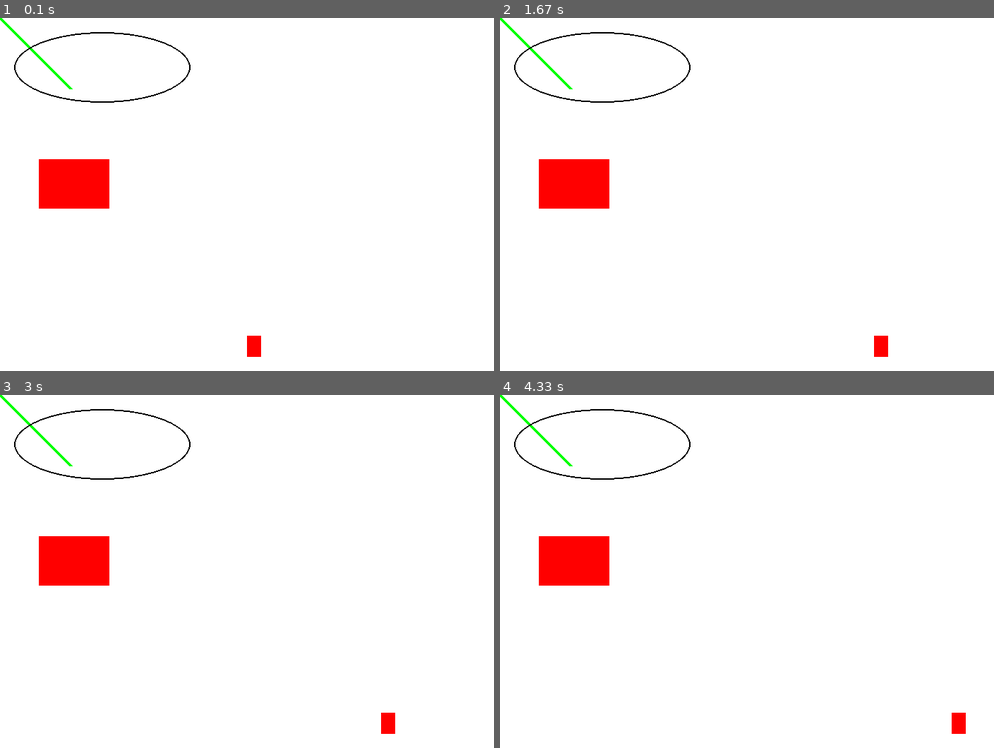
Above: before the commit, frames 1-4 (two rows, left to right).
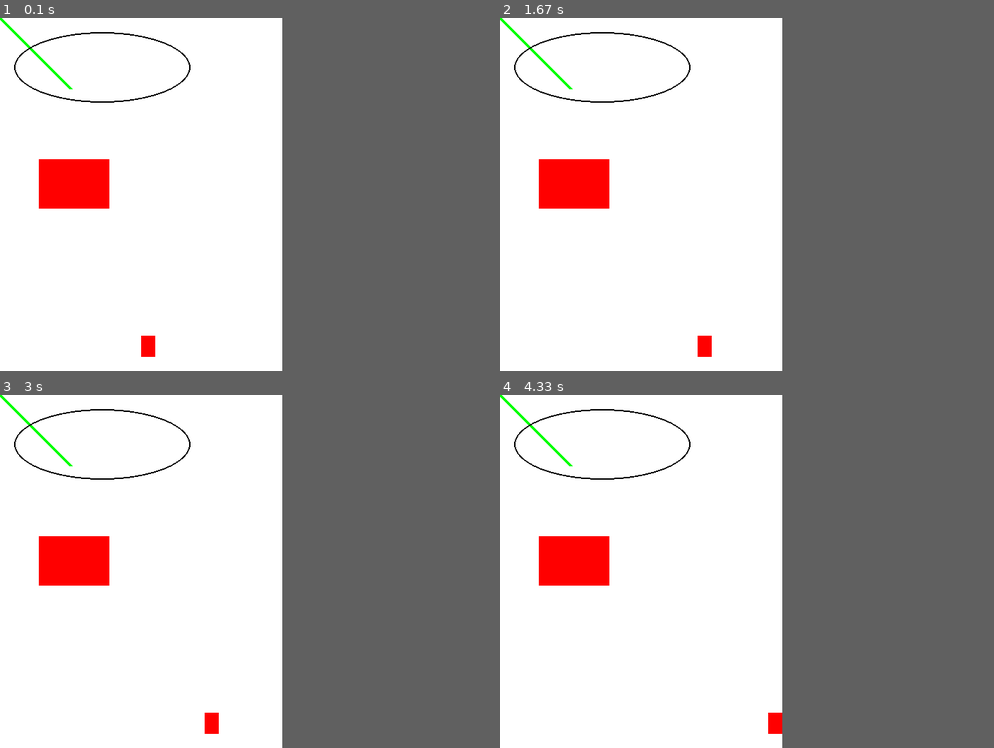
Above: after the commit, the same moments.

Repository: jcc5225/NutritionGame
Game: pygame game, started from game.py
Two runs of this game, one before a commit and one after it. Both use one fixed random seed, a clock stepped at 60 frames per second and the inputs below.
Inputs:
- Up to frame 1 (0.1 s): no input
- Up to frame 2 (1.67 s): hold Right 0.33-0.8 s; hold Right 0.83-1.3 s; hold Left from 1.33 s (still down)
- Up to frame 3 (3 s): release Left at 1.87 s; hold Left 1.9-2.3 s; hold Right 2.33-2.97 s
- Up to frame 4 (4.33 s): hold Left 3-3.47 s; hold Right 3.5-3.97 s; hold Right from 4 s (still down)
In our replay, the window is 700x500 before the commit and 400x500 after it. These sizes can differ from the game's own. Grey fills any space a smaller window leaves; there, only what the larger window draws over its background counts as a difference.

The runs differ from the first frame. In frame 1, 0.3% of the frame differs, in the area x 28-53%, y 90-96%; in frame 2, 0.3%; in frame 3, 0.3%; in frame 4, 0.3%.

Commit message:
added boundaries, size change)

Diff:
--- a/game.py
+++ b/game.py
@@ -8,12 +8,15 @@
 GREEN = ( 0, 255, 0)
 RED = ( 255, 0, 0)
 
+WIDTH = 400
+HEIGHT = 500
+
 
 
 def main():
     pygame.init()
 
-    size = (700, 500)
+    size = (WIDTH, HEIGHT)
     screen = pygame.display.set_mode(size)
     pygame.display.set_caption("Nutrition Game")
 
@@ -24,7 +27,7 @@
     all_sprites_list = pygame.sprite.Group()
 
     playerCar = Car(RED, 20, 30)
-    playerCar.rect.x = 350
+    playerCar.rect.x = WIDTH/2
     playerCar.rect.y = 450
     all_sprites_list.add(playerCar)
 
@@ -37,9 +40,10 @@
                      carryOn=False
 
         keys = pygame.key.get_pressed()
-        if keys[pygame.K_LEFT]:
+        if keys[pygame.K_LEFT] and playerCar.rect.x > 0:
+
             playerCar.moveLeft(5)
-        if keys[pygame.K_RIGHT]:
+        if keys[pygame.K_RIGHT] and playerCar.rect.x < (WIDTH - 20):
             playerCar.moveRight(5)
 
             # First, clear the screen to white.
